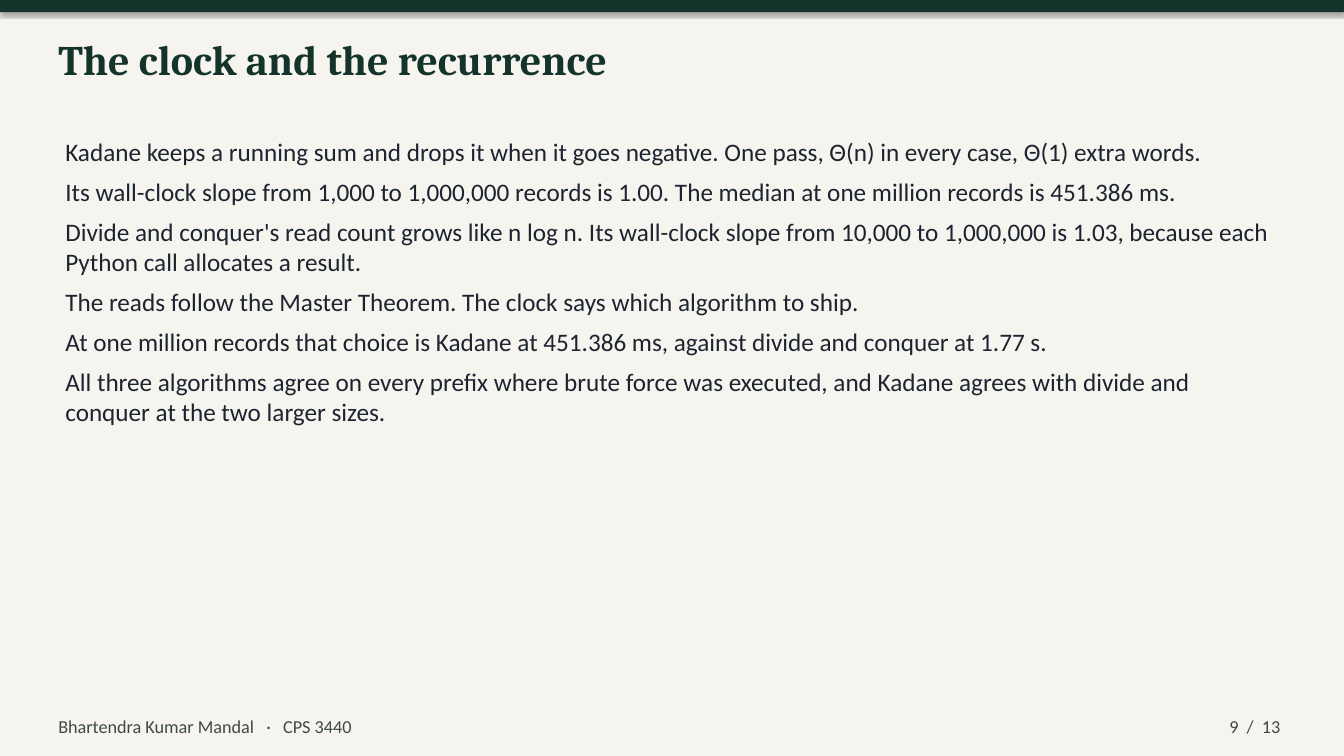
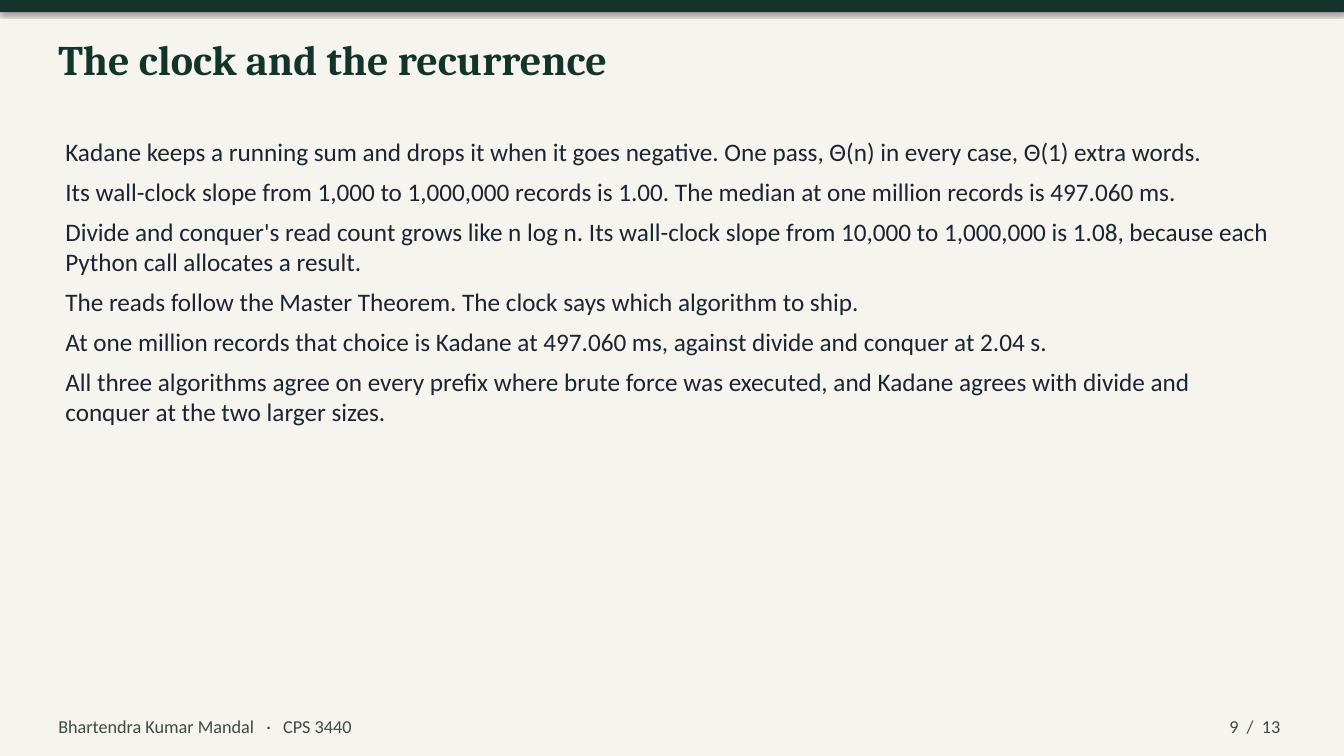
Before and after one commit to aashish000000/CPS3440-Stock-Algorithm-Analyzer, a slide deck: slide 9 of presentation/CPS3440-Stock-Algorithm-Analyzer.pptx. Drawn at 1344x756 pixels with LibreOffice and Linux fonts; fonts in the diff are those of the drawing. Boxes give left, top, right and bottom in pixels: in the first picture for what was removed or moved away, otherwise in the second. Text is boxed around its words. In the diff, an @@ line names an element or a change of style, - is before the commit and + after.

```diff
--- a/presentation/CPS3440-Stock-Algorithm-Analyzer.pptx
+++ b/presentation/CPS3440-Stock-Algorithm-Analyzer.pptx
@@ text at box(65, 183, 1267, 275): text changed @@
-Its wall-clock slope from 1,000 to 1,000,000 records is 1.00. The median at one million records is 451.386 ms.
-Divide and conquer's read count grows like n log n. Its wall-clock slope from 10,000 to 1,000,000 is 1.03, because each Python call allocates a result.
+Its wall-clock slope from 1,000 to 1,000,000 records is 1.00. The median at one million records is 497.060 ms.
+Divide and conquer's read count grows like n log n. Its wall-clock slope from 10,000 to 1,000,000 is 1.08, because each Python call allocates a result.
@@ text at box(65, 333, 1046, 356): text changed @@
-At one million records that choice is Kadane at 451.386 ms, against divide and conquer at 1.77 s.
+At one million records that choice is Kadane at 497.060 ms, against divide and conquer at 2.04 s.
```
Also in this commit, not shown: 9 other slides changed, 31 other files.
